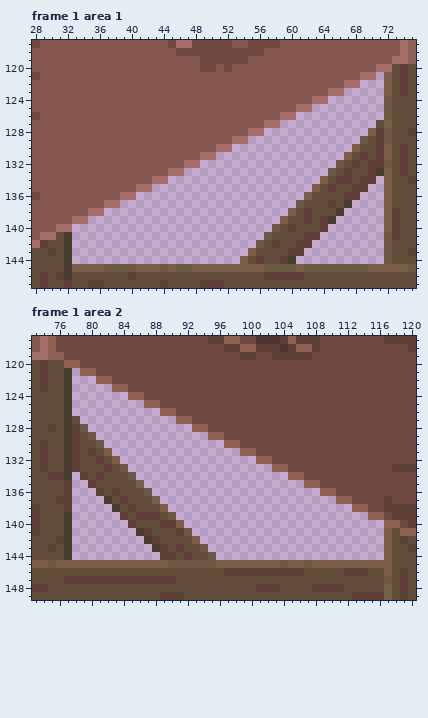
File history of a pixel-art file, assets/02_architecture/05_moulin/02_ext/Moulin_Batiment_Anim.aseprite. Above is the file before it was changed.
375x265 pixels, 9 frames. Colours within 5 levels of each other are drawn and written as one. Shown: frame 1 area 1: x 28..75, y 117..147; frame 1 area 2: x 73..120, y 117..149. The commit also changed other frames or places, which this record leaves out.
And afterwards:
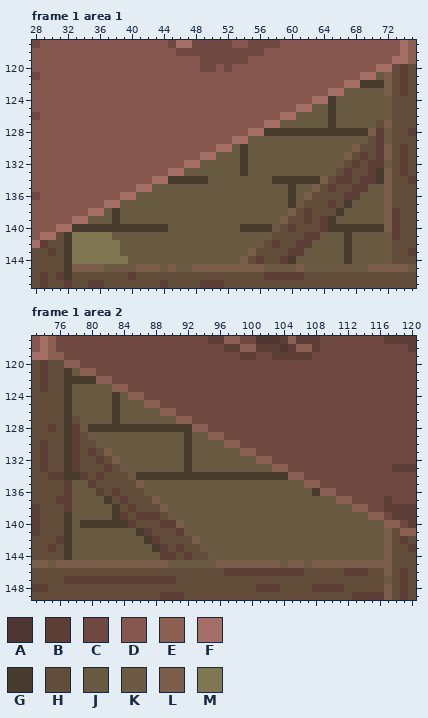
Palette (. is transparent): A #4e3531  B #5d3e37  C #6f4842  D #86574f  E #8d6054  F #a56f68  G #473b2e  H #624c3a  J #675a41  K #6d5a45  L #7b5e49  M #807651
From old to new:
Changed rows in their new state; - is an unchanged pixel.
Frame 1 area 1, layer "batMilieu/boisMilieu":
first column x 33:
121 --------------------------------------J
122 ------------------------------------GGG
123 ----------------------------------JJJJJ
124 --------------------------------GJJJJJJ
125 ------------------------------JJGJJJJJJ
126 ----------------------------JJJJGJJJJJJ
127 --------------------------JJJJJJGJJJJJ-
128 ------------------------GGGGGGGGGGGGG--
129 ----------------------JJJJJJJJJJJJJJ---
130 --------------------JGJJJJJJJJJJJJJ----
131 ------------------JJJGJJJJJJJJJJJJ-----
132 ----------------JJJJJGJJJJJJJJJJJ------
133 --------------JJJJJJJGJJJJJJJJJJ-------
134 ------------GGGGGJJJJJJJJGGGGGG-------G
135 ----------JJJJJJJJJJJJJJJJJGJJ-------JJ
136 --------JJJJJJJJJJJJJJJJJJJGJ-------JJJ
137 ------JJJJJJJJJJJJJJJJJJJJJG-------JJJJ
138 ----JGJJJJJJJJJJJJJJJJJJJJJ-------JJJJJ
139 --JJJGJJJJJJJJJJJJJJJJJJJJ-------JJJJJJ
140 GGGGGGGGGGGGJJJJJJJJJGGGG-------GGGGGGG
141 MMMMMJJJJJJJJJJJJJJJJJJJ-------JJJGJJJJ
142 MMMMMMJJJJJJJJJJJJJJJJJ-------JJJJGJJJJ
143 MMMMMMJJJJJJJJJJJJJJJJ-------JJJJJGJJJJ
144 MMMMMMMJJJJJJJJJJJJJJ-------JJJJJJGJJJJ
Frame 1 area 2, layer "batMilieu/boisMilieu":
first column x 78:
121 J--------------------------------------
122 GGG------------------------------------
123 JJJJJ----------------------------------
124 JJJJJGJ--------------------------------
125 JJJJJGJJJ------------------------------
126 JJJJJGJJJJJ----------------------------
127 -JJJJGJJJJJJJ--------------------------
128 --GGGGGGGGGGGGG------------------------
129 ---JJJJJJJJJJJGJJ----------------------
130 ----JJJJJJJJJJGJJJJ--------------------
131 -----JJJJJJJJJGJJJJJJ------------------
132 ------JJJJJJJJGJJJJJJJJ----------------
133 -------JJJJJJJGJJJJJJJJJJ--------------
134 G-------GGGGGGGGGGGGGGGGGGG------------
135 JJ-------JJJJJJJJJJJJJJJJJJJJ----------
136 JJJ-------JJJJJJJJJJJJJJJJJJJJG--------
137 JJJJ-------JJJJJJJJJJJJJJJJJJJJJJ------
138 JJJJJ-------JJJJJJJJJJJJJJJJJJJJJJJ----
139 JJJJJG-------JJJJJJJJJJJJJJJJJJJJJJJJ--
140 JGGGGGG-------JJJJJJJJJJJJJJJJJJJJJJJJJ
141 JJJJJJJJ-------JJJJJJJJJJJJJJJJJJJJJJJJ
142 JJJJJJJJJ-------JJJJJJJJJJJJJJJJJJJJJJJ
143 JJJJJJJJJJ-------JJJJJJJJJJJJJJJJJJJJJJ
144 JJJJJJJJJJJ-------JJJJJJJJJJJJJJJJJJJJJ
Boxes around the changes in both pictures, in picture pixels (x1, y1, x2, y2):
added: (72, 72, 384, 264)
added: (72, 368, 384, 560)
